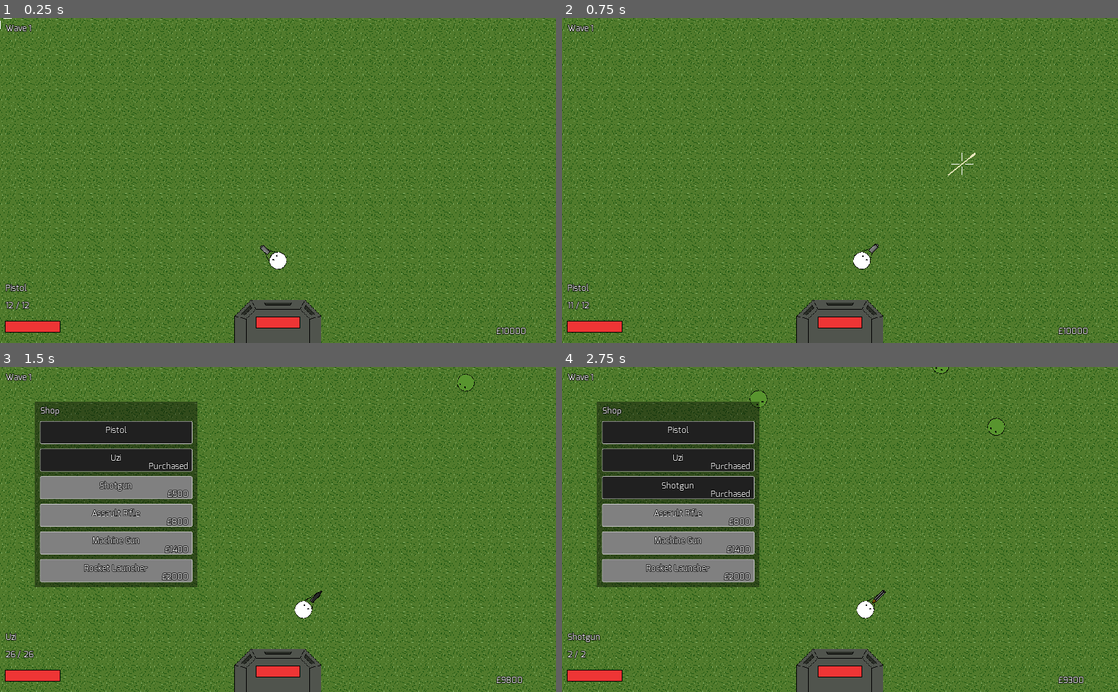
Above: before the commit, frames 1-4 (two rows, left to right).
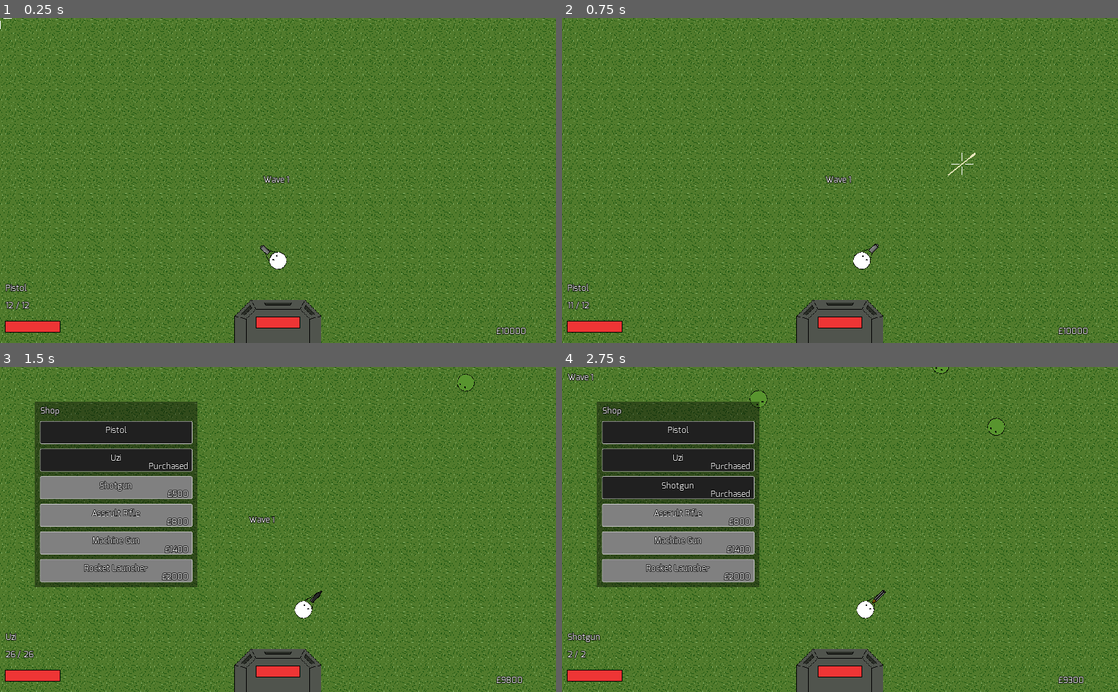
Above: after the commit, the same moments.

Repository: LukeSSJ/Zombies
Game: Godot game, scene res://Main.tscn
The game is run twice, just before and just after one commit, with the same random seed, the same clock (stepped at 60 frames per second) and the same inputs.
Inputs (mouse positions are in pixels of both pictures, inside the frame that each line leads up to):
- Up to frame 1 (0.25 s): no input
- Up to frame 2 (0.75 s): tap Enter at 0.5 s; move the mouse to (962, 164) at 0.52 s; press the mouse at (962, 164) at 0.53 s; hold D (ui_right) from 0.53 s (still down)
- Up to frame 3 (1.5 s): tap Tab (shop) at 0.77 s; release D (ui_right) at 1.25 s; release the mouse at (400, 513) at 1.25 s; click "Uzi" at 1.25 s
- Up to frame 4 (2.75 s): click "Shotgun" at 2 s

The runs differ from the first frame. In frame 1, 0.2% of the frame differs, in the area x 1-53%, y 1-51%; in frame 2, 0.2%; in frame 3, 0.2%; in frame 4, nothing differs.

Commit message:
Improve SFX, Wave animation and Bug fixes

Diff:
--- a/Main.gd
+++ b/Main.gd
@@ -17,6 +17,7 @@
 onready var GameOver = $UI/GameOver
 onready var YouSurvived = $UI/GameOver/Content/VBoxContainer/YouSurvived
 onready var Retry = $UI/GameOver/Content/VBoxContainer/Retry
+onready var AP = $AP
 
 var wave = 0
 var active = true
@@ -60,6 +61,7 @@
 	TimerSpawn.start()
 	TimerSpawn.wait_time = max(0.1, 1 - wave * 0.1)
 
+	$AP.play("next_wave")
 	$NextWave.play()
 
 func spawn_zombie():
--- a/Main.tscn
+++ b/Main.tscn
@@ -8,6 +8,53 @@
 [ext_resource path="res://sfx/bass_drop.wav" type="AudioStream" id=6]
 [ext_resource path="res://theme/default.tres" type="Theme" id=7]
 
+[sub_resource type="Animation" id=2]
+length = 0.001
+tracks/0/type = "bezier"
+tracks/0/path = NodePath("UI/Wave:rect_position:x")
+tracks/0/interp = 1
+tracks/0/loop_wrap = true
+tracks/0/imported = false
+tracks/0/enabled = true
+tracks/0/keys = {
+"points": PoolRealArray( 0, -0.25, 0, 0.25, 0 ),
+"times": PoolRealArray( 0 )
+}
+tracks/1/type = "bezier"
+tracks/1/path = NodePath("UI/Wave:rect_position:y")
+tracks/1/interp = 1
+tracks/1/loop_wrap = true
+tracks/1/imported = false
+tracks/1/enabled = true
+tracks/1/keys = {
+"points": PoolRealArray( 0, -0.25, 0, 0.25, 0 ),
+"times": PoolRealArray( 0 )
+}
+
+[sub_resource type="Animation" id=1]
+resource_name = "next_wave"
+length = 2.0
+tracks/0/type = "bezier"
+tracks/0/path = NodePath("UI/Wave:rect_position:x")
+tracks/0/interp = 1
+tracks/0/loop_wrap = true
+tracks/0/imported = false
+tracks/0/enabled = true
+tracks/0/keys = {
+"points": PoolRealArray( 475, -0.25, 0, 0.25, 0, 475, -0.25, 0, 0.25, 0, 0, -0.25, 0, 0.25, 0 ),
+"times": PoolRealArray( 0, 1.4, 2 )
+}
+tracks/1/type = "bezier"
+tracks/1/path = NodePath("UI/Wave:rect_position:y")
+tracks/1/interp = 1
+tracks/1/loop_wrap = true
+tracks/1/imported = false
+tracks/1/enabled = true
+tracks/1/keys = {
+"points": PoolRealArray( 280, -0.25, 0, 0.25, 0, 280, -0.25, 0, 0.25, 0, 0, -0.25, 0, 0.25, 0 ),
+"times": PoolRealArray( 0, 1.4, 2 )
+}
+
 [node name="Main" type="Node2D"]
 script = ExtResource( 2 )
 
@@ -81,8 +128,8 @@
 [node name="UI" type="CanvasLayer" parent="."]
 
 [node name="Wave" type="MarginContainer" parent="UI"]
-margin_right = 40.0
-margin_bottom = 40.0
+margin_right = 74.0002
+margin_bottom = 40.0001
 theme = ExtResource( 7 )
 custom_constants/margin_right = 10
 custom_constants/margin_left = 10
@@ -163,5 +210,9 @@
 margin_bottom = 116.0
 text = "Retry"
 
+[node name="AP" type="AnimationPlayer" parent="."]
+anims/RESET = SubResource( 2 )
+anims/next_wave = SubResource( 1 )
+
 [node name="NextWave" type="AudioStreamPlayer" parent="."]
 stream = ExtResource( 6 )
--- a/bullet/Bullet.gd
+++ b/bullet/Bullet.gd
@@ -7,7 +7,7 @@
 export var buff = false
 
 var vel = Vector2.ZERO
-var damage = 40
+export var damage = 40
 
 func _ready():
 	connect("body_entered", self, "hit_zombie")
--- a/weapon/AssaultRifle.tscn
+++ b/weapon/AssaultRifle.tscn
@@ -83,15 +83,18 @@
 texture = ExtResource( 2 )
 hframes = 4
 
-[node name="PointShoot" parent="." index="1"]
+[node name="MuzzleFlash" parent="." index="1"]
+position = Vector2( 66, 6 )
+
+[node name="PointShoot" parent="." index="2"]
 position = Vector2( 46, 5.5 )
 
-[node name="TimerShoot" parent="." index="2"]
+[node name="TimerShoot" parent="." index="3"]
 wait_time = 0.12
 
-[node name="AP" parent="." index="3"]
+[node name="AP" parent="." index="5"]
 anims/RESET = SubResource( 2 )
 anims/reload = SubResource( 1 )
 
-[node name="Reload" parent="." index="5"]
+[node name="Reload" parent="." index="7"]
 stream = ExtResource( 4 )
--- a/weapon/MachineGun.tscn
+++ b/weapon/MachineGun.tscn
@@ -83,9 +83,12 @@
 texture = ExtResource( 2 )
 hframes = 5
 
-[node name="AP" parent="." index="3"]
+[node name="MuzzleFlash" parent="." index="1"]
+position = Vector2( 74, 1 )
+
+[node name="AP" parent="." index="5"]
 anims/RESET = SubResource( 2 )
 anims/reload = SubResource( 1 )
 
-[node name="Reload" parent="." index="5"]
+[node name="Reload" parent="." index="7"]
 stream = ExtResource( 4 )
--- a/weapon/RockerLauncher.tscn
+++ b/weapon/RockerLauncher.tscn
@@ -23,7 +23,7 @@
 
 [sub_resource type="Animation" id=1]
 resource_name = "reload"
-length = 1.2
+length = 1.4
 tracks/0/type = "method"
 tracks/0/path = NodePath(".")
 tracks/0/interp = 1
@@ -75,15 +75,18 @@
 texture = ExtResource( 2 )
 hframes = 5
 
-[node name="PointShoot" parent="." index="1"]
+[node name="MuzzleFlash" parent="." index="1"]
+position = Vector2( 50, 11 )
+
+[node name="PointShoot" parent="." index="2"]
 position = Vector2( 40, 10.5 )
 
-[node name="AP" parent="." index="3"]
+[node name="AP" parent="." index="5"]
 anims/RESET = SubResource( 2 )
 anims/reload = SubResource( 1 )
 
-[node name="Gunshot" parent="." index="4"]
+[node name="Gunshot" parent="." index="6"]
 stream = ExtResource( 4 )
 
-[node name="Reload" parent="." index="5"]
+[node name="Reload" parent="." index="7"]
 stream = ExtResource( 5 )
--- a/weapon/Shotgun.tscn
+++ b/weapon/Shotgun.tscn
@@ -77,9 +77,12 @@
 texture = ExtResource( 2 )
 hframes = 5
 
-[node name="AP" parent="." index="3"]
+[node name="MuzzleFlash" parent="." index="1"]
+position = Vector2( 64, 1 )
+
+[node name="AP" parent="." index="5"]
 anims/RESET = SubResource( 2 )
 anims/reload = SubResource( 1 )
 
-[node name="Reload" parent="." index="5"]
+[node name="Reload" parent="." index="7"]
 stream = ExtResource( 4 )
--- a/weapon/Uzi.tscn
+++ b/weapon/Uzi.tscn
@@ -23,7 +23,7 @@
 
 [sub_resource type="Animation" id=1]
 resource_name = "reload"
-length = 1.2
+length = 1.4
 tracks/0/type = "method"
 tracks/0/path = NodePath(".")
 tracks/0/interp = 1
@@ -83,12 +83,15 @@
 texture = ExtResource( 2 )
 hframes = 3
 
-[node name="TimerShoot" parent="." index="2"]
+[node name="MuzzleFlash" parent="." index="1"]
+position = Vector2( 64, 0 )
+
+[node name="TimerShoot" parent="." index="3"]
 wait_time = 0.08
 
-[node name="AP" parent="." index="3"]
+[node name="AP" parent="." index="5"]
 anims/RESET = SubResource( 2 )
 anims/reload = SubResource( 1 )
 
-[node name="Reload" parent="." index="5"]
+[node name="Reload" parent="." index="7"]
 stream = ExtResource( 4 )
--- a/weapon/WeaponBase.gd
+++ b/weapon/WeaponBase.gd
@@ -9,8 +9,10 @@
 export var shotgun = false
 export (PackedScene) var Bullet
 
+onready var MuzzleFlash = $MuzzleFlash
+onready var PointShoot = $PointShoot
 onready var TimerShoot = $TimerShoot
-onready var PointShoot = $PointShoot
+onready var TimerFlash = $TimerFlash
 onready var AP = $AP
 onready var Gunshot = $Gunshot
 
@@ -20,6 +22,7 @@
 func _ready():
 	TimerShoot.connect("timeout", self, "can_shoot_again")
 	ammo = max_ammo
+	MuzzleFlash.hide()
 
 func set_active():
 	update_ammo()
@@ -51,6 +54,9 @@
 		ammo -= 1
 		update_ammo()
 
+		MuzzleFlash.show()
+		TimerFlash.start()
+
 		Gunshot.play()
 	if ammo == 0:
 		reload()
@@ -68,11 +74,17 @@
 
 func reload():
 	if AP.current_animation != "reload" and ammo != max_ammo:
+		can_shoot = false
+		TimerShoot.stop()
 		AP.play("reload")
 
 func reload_done():
+	can_shoot = true
 	ammo = max_ammo
 	update_ammo()
 
 func stop():
 	AP.stop()
+
+func flash_stop():
+	MuzzleFlash.hide()
--- a/weapon/WeaponBase.tscn
+++ b/weapon/WeaponBase.tscn
@@ -1,9 +1,10 @@
-[gd_scene load_steps=5 format=2]
+[gd_scene load_steps=6 format=2]
 
 [ext_resource path="res://weapon/WeaponBase.gd" type="Script" id=1]
 [ext_resource path="res://weapon/pistol.png" type="Texture" id=2]
 [ext_resource path="res://bullet/Bullet.tscn" type="PackedScene" id=3]
 [ext_resource path="res://sfx/gunshot.wav" type="AudioStream" id=4]
+[ext_resource path="res://bullet/muzzle_flash.png" type="Texture" id=5]
 
 [node name="WeaponBase" type="Node2D"]
 script = ExtResource( 1 )
@@ -14,10 +15,19 @@
 centered = false
 offset = Vector2( 0, -16 )
 
+[node name="MuzzleFlash" type="Sprite" parent="."]
+modulate = Color( 1, 1, 1, 0.705882 )
+position = Vector2( 58, 0 )
+texture = ExtResource( 5 )
+
 [node name="PointShoot" type="Node2D" parent="."]
 position = Vector2( 32, 0 )
 
 [node name="TimerShoot" type="Timer" parent="."]
+wait_time = 0.1
+one_shot = true
+
+[node name="TimerFlash" type="Timer" parent="."]
 wait_time = 0.1
 one_shot = true
 
@@ -27,3 +37,5 @@
 stream = ExtResource( 4 )
 
 [node name="Reload" type="AudioStreamPlayer2D" parent="."]
+
+[connection signal="timeout" from="TimerFlash" to="." method="flash_stop"]
Not shown: 1 places in Main.tscn that only renumber resources
Not shown: 1 places in bullet/Explosion.tscn that only renumber resources
Binary file added: bullet/muzzle_flash.png
Not shown, added: bullet/muzzle_flash.png.import
Not shown, added: .gsprite
Not shown, changed: sfx/explosion.wav
Not shown, changed: sfx/splat.wav
